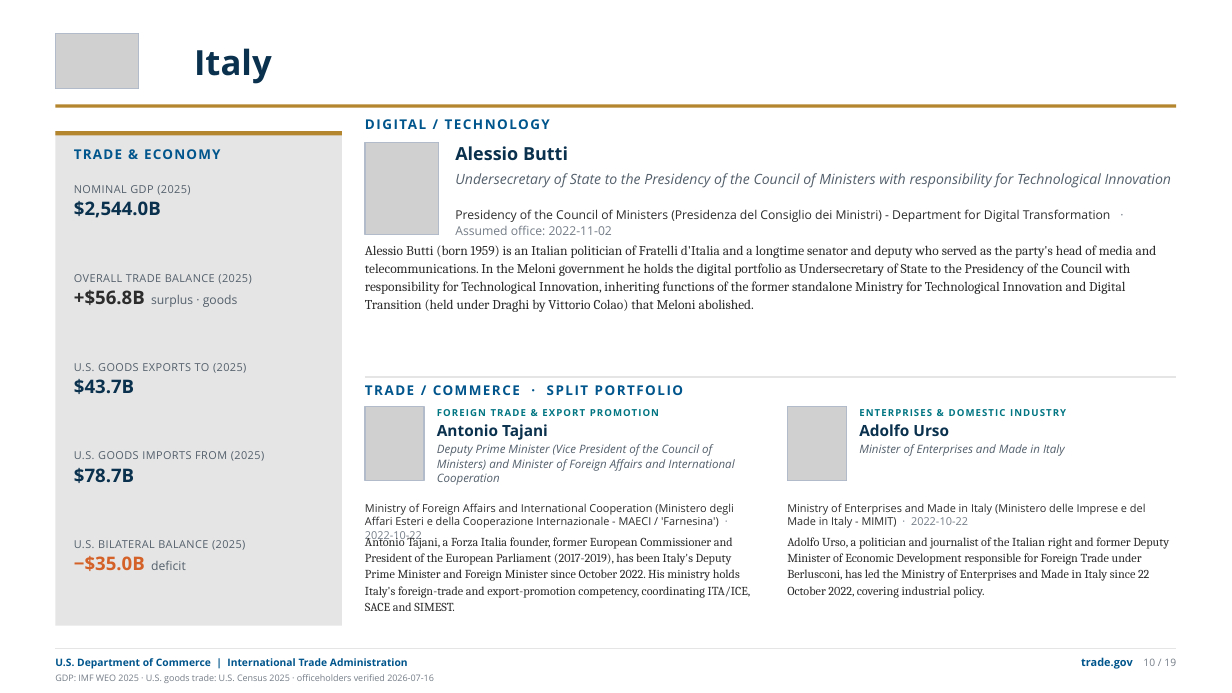
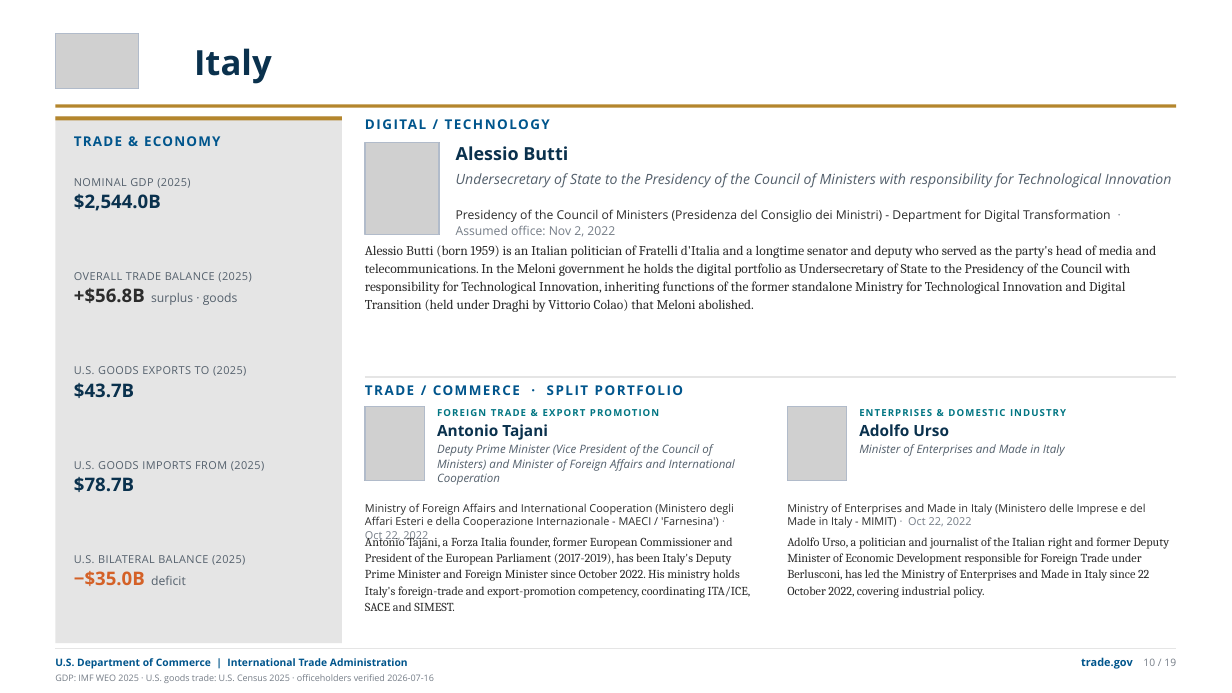
Before and after one commit to jsilbs18-cloud/Photo, a slide deck: slide 13 of output/g20-ministers-trade-deck.pptx (slide 14 before the commit). Drawn at 1232x693 pixels with LibreOffice and Linux fonts; fonts in the diff are those of the drawing; grey boxes stand for pictures. Boxes give left, top, right and bottom in pixels: in the first picture for what was removed or moved away, otherwise in the second. Text is boxed around its words. In the diff, an @@ line names an element or a change of style, - is before the commit and + after.

```diff
--- a/output/g20-ministers-trade-deck.pptx
+++ b/output/g20-ministers-trade-deck.pptx
@@ rectangle: place and size @@
-rectangle at [55,131,342,135]
+rectangle at [55,116,342,120]
@@ rectangle: place and size @@
-rectangle at [55,131,342,626]
+rectangle at [55,116,342,643]
@@ text "TRADE & ECONOMY": place and size @@
-text "TRADE & ECONOMY" at [74,149,220,159]
+text "TRADE & ECONOMY" at [74,136,220,146]
@@ text "NOMINAL GDP (2025)": place and size @@
-text "NOMINAL GDP (2025)" at [74,185,190,218]
+text "NOMINAL GDP (2025)" at [74,178,190,211]
@@ text at [456,209,1111,236]: text changed @@
-Presidency of the Council of Ministers (Presidenza del Consiglio dei Ministri) - Department for Digital Transformation · Assumed office: 2022-11-02
+Presidency of the Council of Ministers (Presidenza del Consiglio dei Ministri) - Department for Digital Transformation · Assumed office: Nov 2, 2022
@@ text "U.S. GOODS EXPORTS TO (2025)": place and size @@
-text "U.S. GOODS EXPORTS TO (2025)" at [74,363,246,394]
+text "U.S. GOODS EXPORTS TO (2025)" at [74,366,246,398]
@@ text "U.S. GOODS IMPORTS FROM (2025)": place and size @@
-text "U.S. GOODS IMPORTS FROM (2025)" at [74,451,264,483]
+text "U.S. GOODS IMPORTS FROM (2025)" at [74,461,264,492]
@@ text at [365,503,734,543]: text changed @@
-Ministry of Foreign Affairs and International Cooperation (Ministero degli Affari Esteri e della Cooperazione Internazionale - MAECI / 'Farnesina') · 2022-10-22
+Ministry of Foreign Affairs and International Cooperation (Ministero degli Affari Esteri e della Cooperazione Internazionale - MAECI / 'Farnesina') · Oct 22, 2022
@@ text at [787,503,1146,528]: text changed @@
-Ministry of Enterprises and Made in Italy (Ministero delle Imprese e del Made in Italy - MIMIT) · 2022-10-22
+Ministry of Enterprises and Made in Italy (Ministero delle Imprese e del Made in Italy - MIMIT) · Oct 22, 2022
@@ text "U.S. BILATERAL BALANCE (2025)": place and size @@
-text "U.S. BILATERAL BALANCE (2025)" at [74,540,245,571]
+text "U.S. BILATERAL BALANCE (2025)" at [74,555,245,586]
```
Also in this commit, not shown: 22 other slides changed, 1 slide removed, 39 other files.
